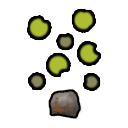
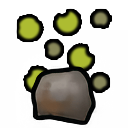
Layer changes from the first (128, 128) image to the second:
painted on "Steel_a" over [left=16, top=30, right=111, bottom=128]
painted on "Layer 5" over [left=18, top=10, right=111, bottom=94]
